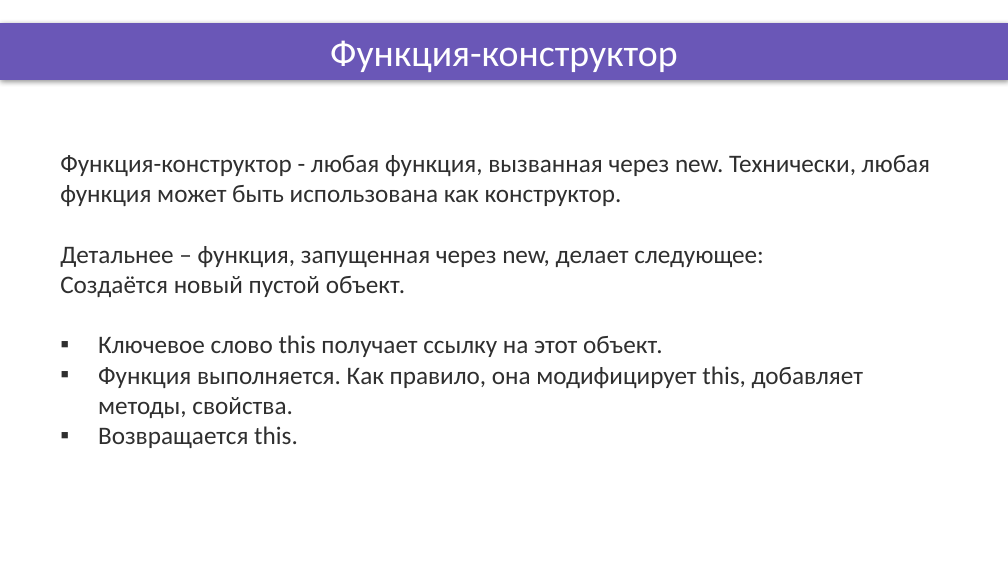
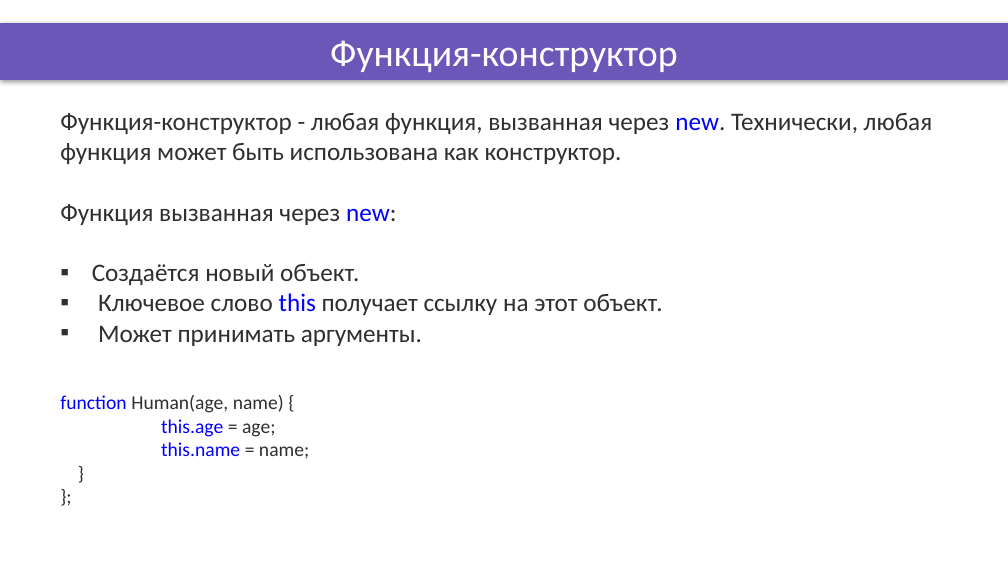
Before and after one commit to OleksandrPetryk/ignite, a slide deck: slide 4 of JS/003_lesson/Presentation/Object_methods.pptx. Drawn at 1008x567 pixels with LibreOffice and Linux fonts; fonts in the diff are those of the drawing; background and template pictures are left out. Boxes give left, top, right and bottom in pixels: in the first picture for what was removed or moved away, otherwise in the second. Text is boxed around its words. In the diff, an @@ line names an element or a change of style, - is before the commit and + after.

```diff
--- a/JS/003_lesson/Presentation/Object_methods.pptx
+++ b/JS/003_lesson/Presentation/Object_methods.pptx
@@ text "Функция-конструктор - любая функция, вызванная ...": place and size @@
-text "Функция-конструктор - любая функция, вызванная ..." at [60, 155, 930, 448]
+text "Функция-конструктор - любая функция, вызванная ..." at [60, 113, 932, 346]
@@ text at [60, 113, 932, 315]: text colour #2F2F2F to #0000FF in "new.", "this" @@
@@ text at [60, 204, 396, 285]: text changed @@
-Детальнее – функция, запущенная через new, делает следующее:
-Создаётся новый пустой объект.
+Функция вызванная через new:
+▪ Создаётся новый объект.
@@ text at [98, 326, 422, 346]: text changed @@
-▪ Функция выполняется. Как правило, она модифицирует this, добавляет методы, свойства.
-▪ Возвращается this.
+▪ Может принимать аргументы.
@@ text added at [60, 395, 309, 458], 14 pt, text #2F2F2F @@
+function Human(age, name) {
+this.age = age;
+this.name = name;
+}
+};
```
Also in this commit, not shown: 2 other slides changed, 18 other files.
